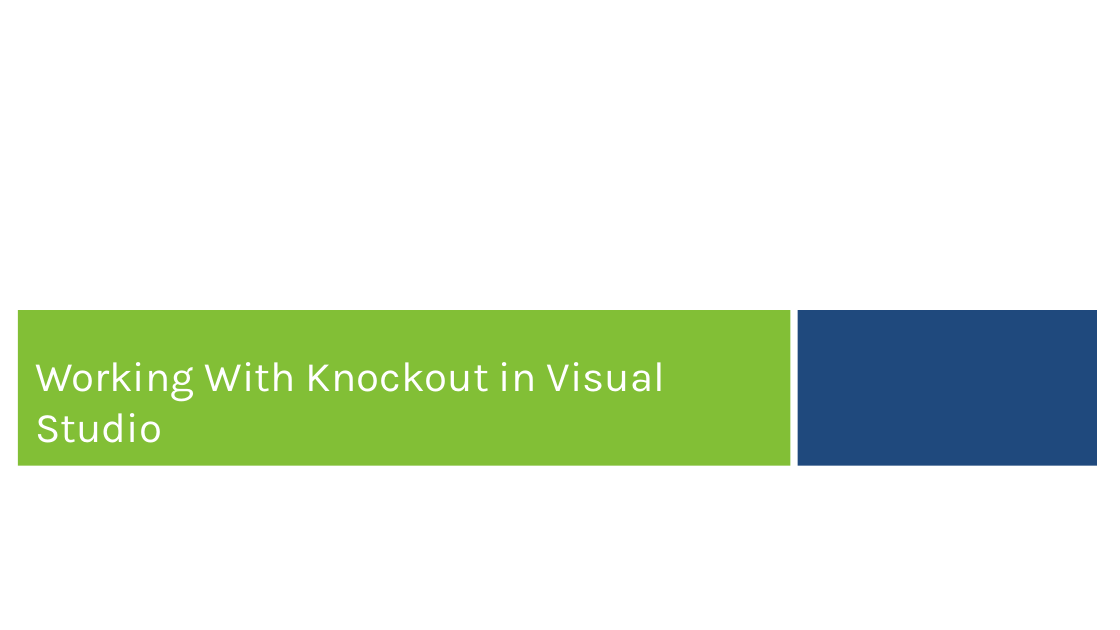
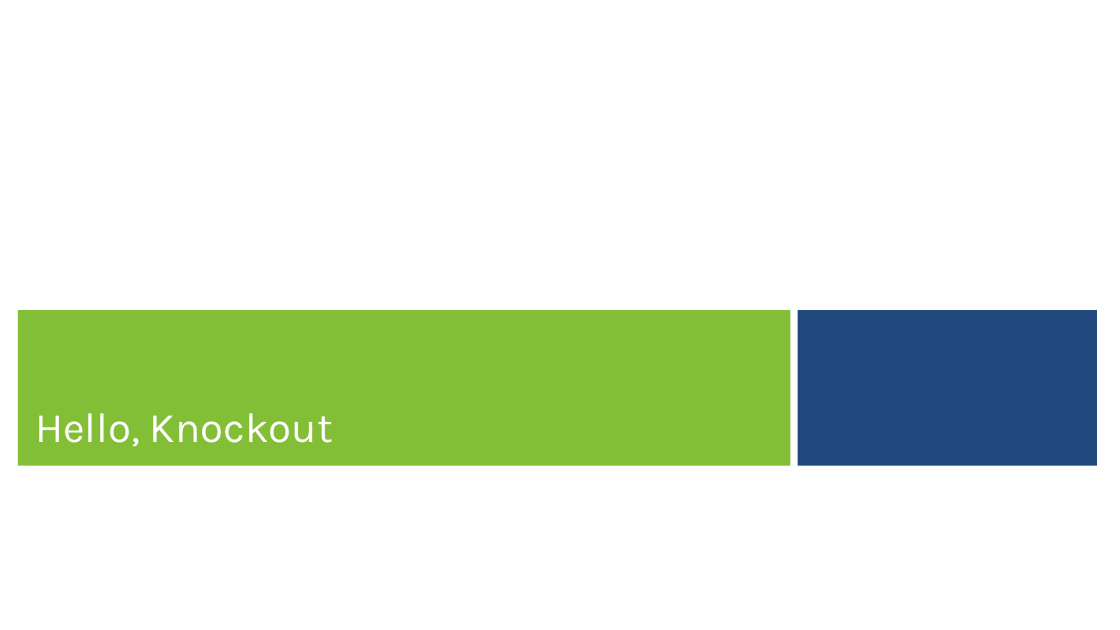
Before and after one commit to jongalloway/Knockout-MVA, a slide deck: slide 20 of Slides/1 - Introducing Knockout.pptx (slide 17 before the commit). Drawn at 1120x630 pixels with LibreOffice and Linux fonts; fonts in the diff are those of the drawing; background and template pictures are left out. Boxes give left, top, right and bottom in pixels: in the first picture for what was removed or moved away, otherwise in the second. Text is boxed around its words. In the diff, an @@ line names an element or a change of style, - is before the commit and + after.

```diff
--- a/Slides/1 - Introducing Knockout.pptx
+++ b/Slides/1 - Introducing Knockout.pptx
@@ text at <box>35,413,333,447</box>: text changed @@
-Working With Knockout in Visual Studio
+Hello, Knockout
```
Also in this commit, not shown: 1 other slide changed, 9 slides added, 4 slides removed, 1 other file.
